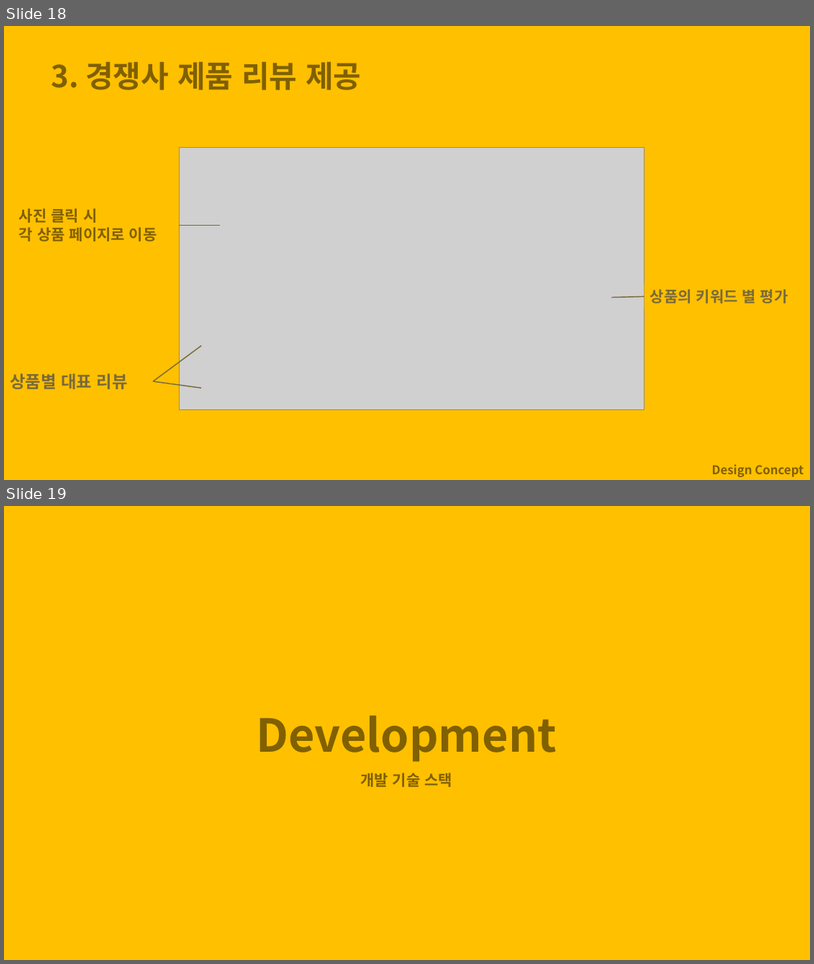
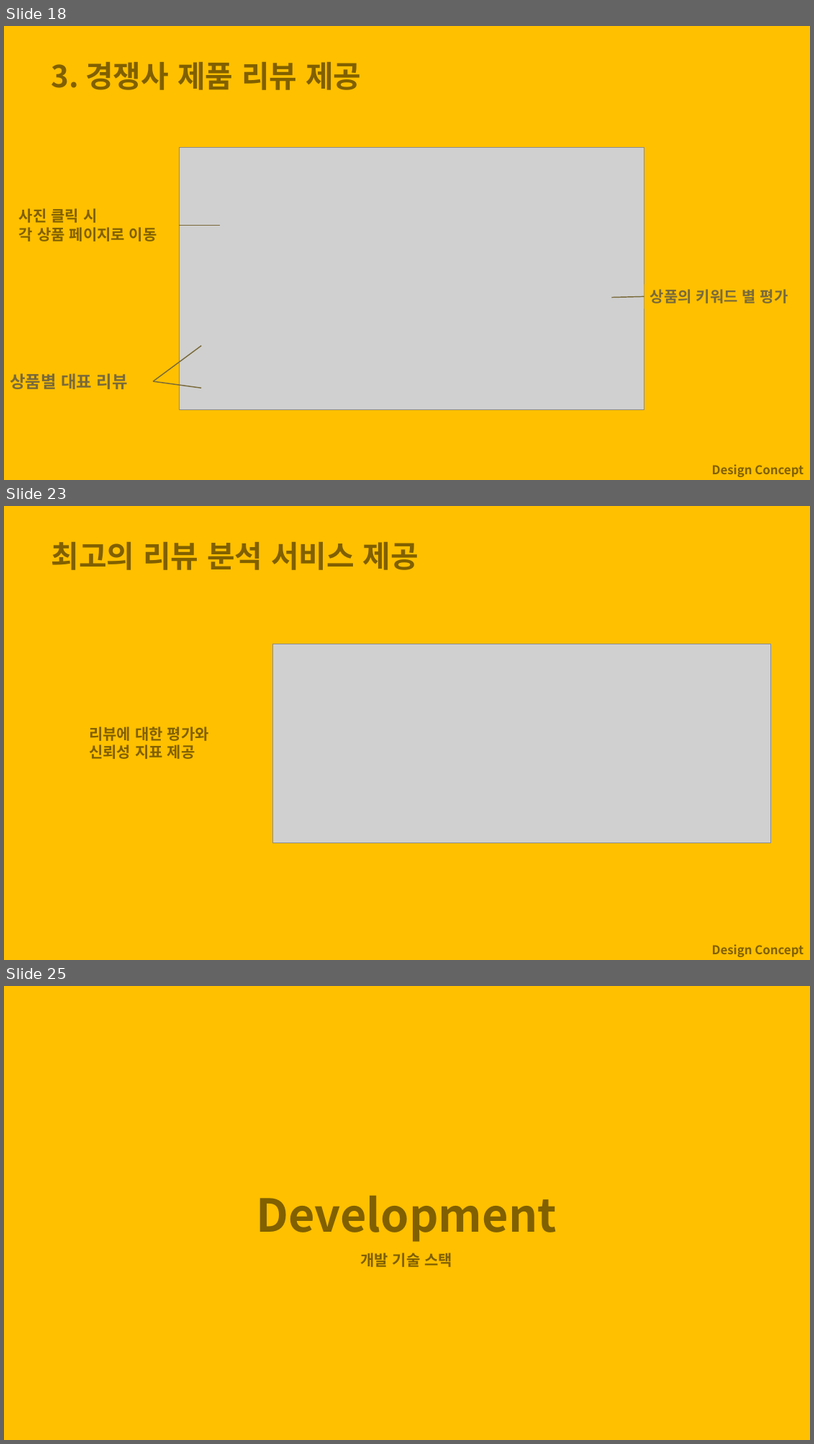
Before and after one commit to skkuse02/2019fall_42class_team4, a slide deck: docs/proposal.pptx. Shown one above the other, each under a label of ours: slides 18 and 19 before the commit, slides 18, 23 and 25 after it; the slides between them are not shown. The pictures are 814x964 and 814x1444 pixels, drawn with LibreOffice and Linux fonts; fonts in the diff are those of the drawing; grey boxes stand for pictures. Boxes give left, top, right and bottom in pixels: in the first picture for what was removed or moved away, otherwise in the second. Text is boxed around its words. In the diff, an @@ line names an element or a change of style, - is before the commit and + after.

```diff
--- a/docs/proposal.pptx
+++ b/docs/proposal.pptx
@@ slide 23 added at [4,506,810,960], background #FFC000 @@
@@ text added at [51,542,419,570], 36 pt, text #806000, bold @@
+최고의 리뷰 분석 서비스 제공
@@ picture added at [273,644,771,842] @@
@@ text added at [89,726,209,759], 18 pt, text #806000, bold @@
+리뷰에 대한 평가와
+신뢰성 지표 제공
@@ title added at [712,944,804,957], 14.4 pt, text #806000, bold @@
+Design Concept
@@ what was slide 19 is now slide 25 @@
```
Also in this commit, not shown: 6 other slides added, 2 other files.
